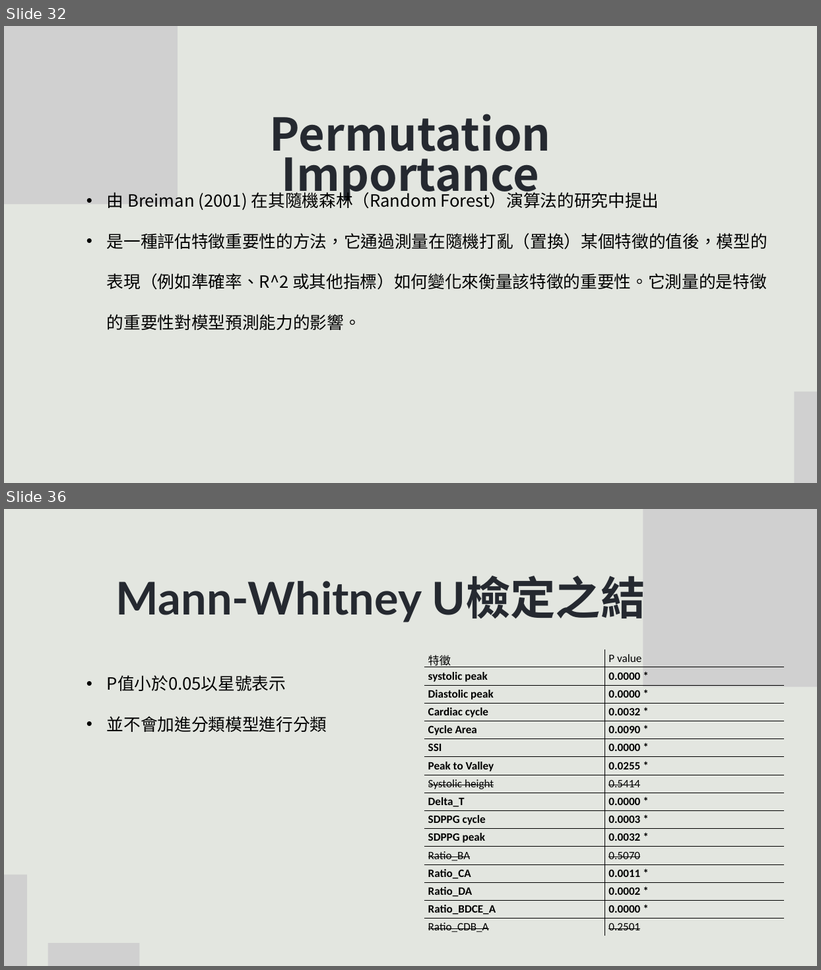
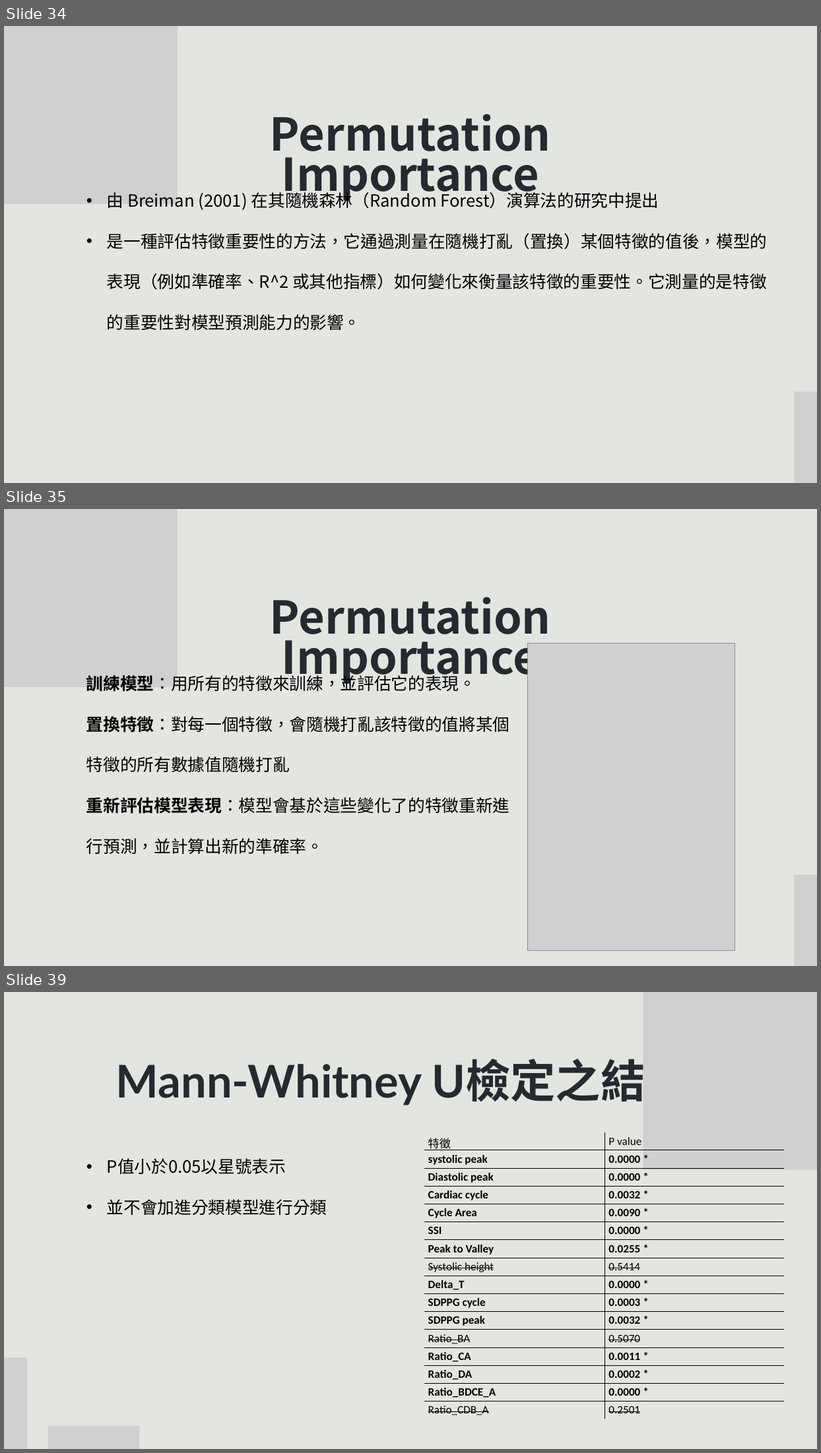
Before and after one commit to m11217045/PPG, a slide deck: 碩論/Ivory Black Simple Geometric Research Project Presentation.pptx. Shown one above the other, each under a label of ours: slides 32 and 36 before the commit, slides 34, 35 and 39 after it; the slides between them are not shown. The pictures are 821x970 and 821x1453 pixels, drawn with LibreOffice and Linux fonts; fonts in the diff are those of the drawing; grey boxes stand for pictures. Boxes give left, top, right and bottom in pixels: in the first picture for what was removed or moved away, otherwise in the second. Text is boxed around its words. In the diff, an @@ line names an element or a change of style, - is before the commit and + after.

```diff
--- a/碩論/Ivory Black Simple Geometric Research Project Presentation.pptx
+++ b/碩論/Ivory Black Simple Geometric Research Project Presentation.pptx
@@ slide 35 added at (4, 509, 817, 966), background #E3E6E0 @@
@@ picture added at (4, 509, 178, 687) @@
@@ text added at (270, 597, 551, 685), 80 pt, text #252930, bold @@
+Permutation Importance
@@ picture added at (527, 644, 735, 951) @@
@@ text added at (86, 673, 510, 854), 30 pt, text #000000 @@
+  訓練模型：用所有的特徵來訓練，並評估它的表現。
+  置換特徵：對每一個特徵，會隨機打亂該特徵的值將某個特徵的所有數據值隨機打亂
+  重新評估模型表現：模型會基於這些變化了的特徵重新進行預測，並計算出新的準確率。
@@ picture added at (795, 875, 817, 966) @@
@@ what was slide 32 is now slide 34 @@
@@ what was slide 36 is now slide 39 @@
```
Also in this commit, not shown: 6 slides changed, 3 other slides added, 1 slide removed, 1 other file.
